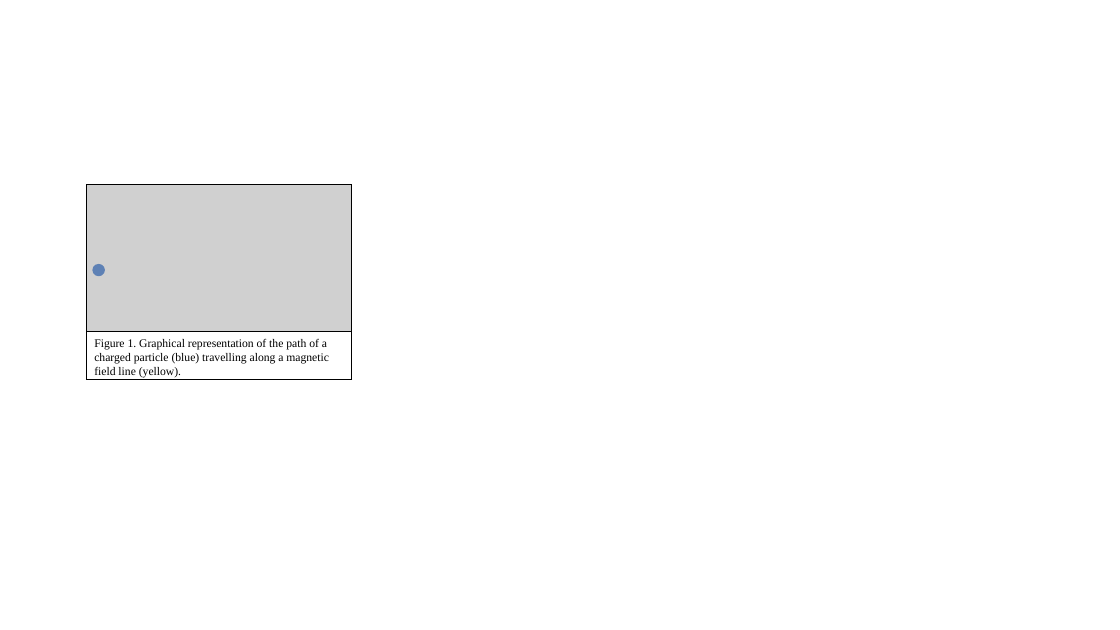
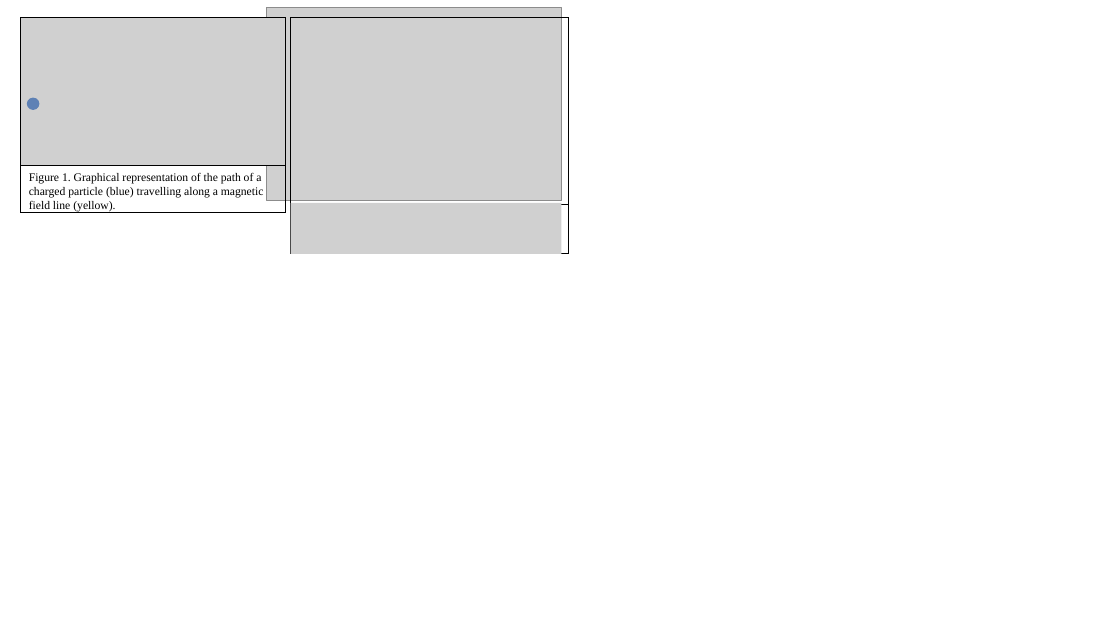
Before and after one commit to SyntaxVoid/PyFusionDIIID, a slide deck: slide 1 of Writing/Figs.pptx. Drawn at 1120x630 pixels with LibreOffice and Linux fonts; fonts in the diff are those of the drawing; grey boxes stand for pictures. Boxes give left, top, right and bottom in pixels: in the first picture for what was removed or moved away, otherwise in the second. Text is boxed around its words. In the diff, an @@ line names an element or a change of style, - is before the commit and + after.

```diff
--- a/Writing/Figs.pptx
+++ b/Writing/Figs.pptx
@@ 2 pictures, 1 text, 1 rectangle, 1 ellipse, 1 line: place and size @@
-2 pictures, 1 text, 1 rectangle, 1 ellipse, 1 line at box(86, 184, 351, 379)
+2 pictures, 1 text, 1 rectangle, 1 ellipse, 1 line at box(20, 18, 286, 213)
@@ group added at box(267, 7, 569, 255): 2 pictures, 1 rectangle, 1 line @@
```
Also in this commit, not shown: 4 other files.
